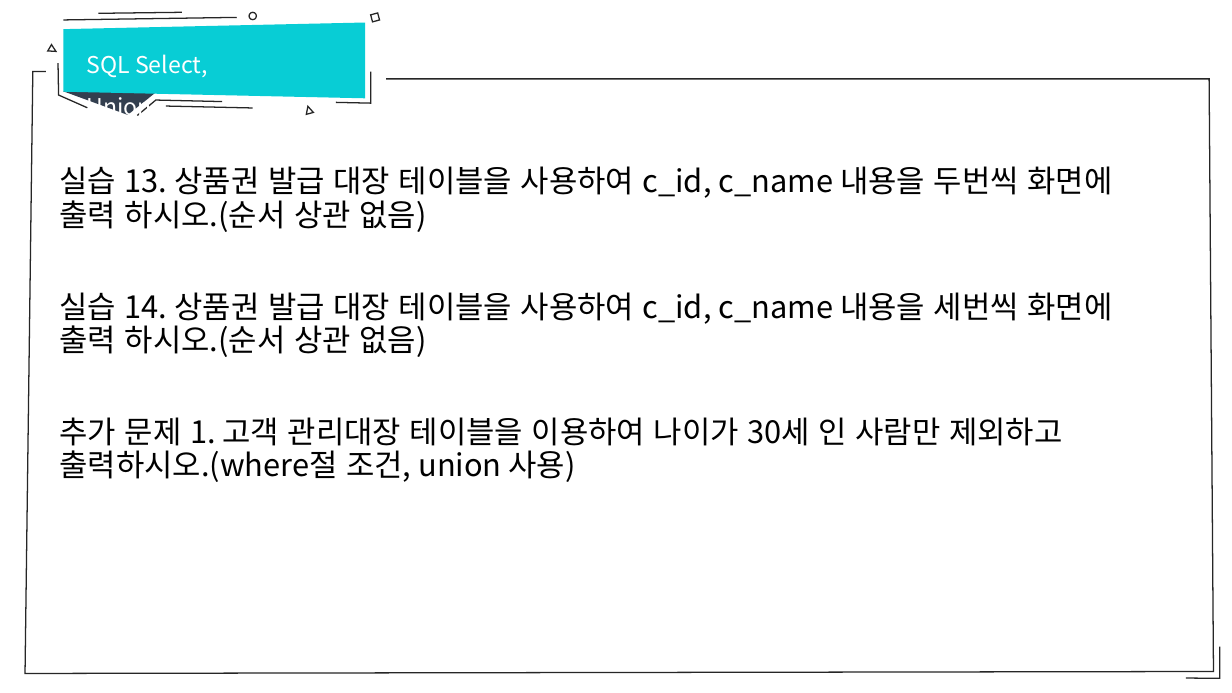
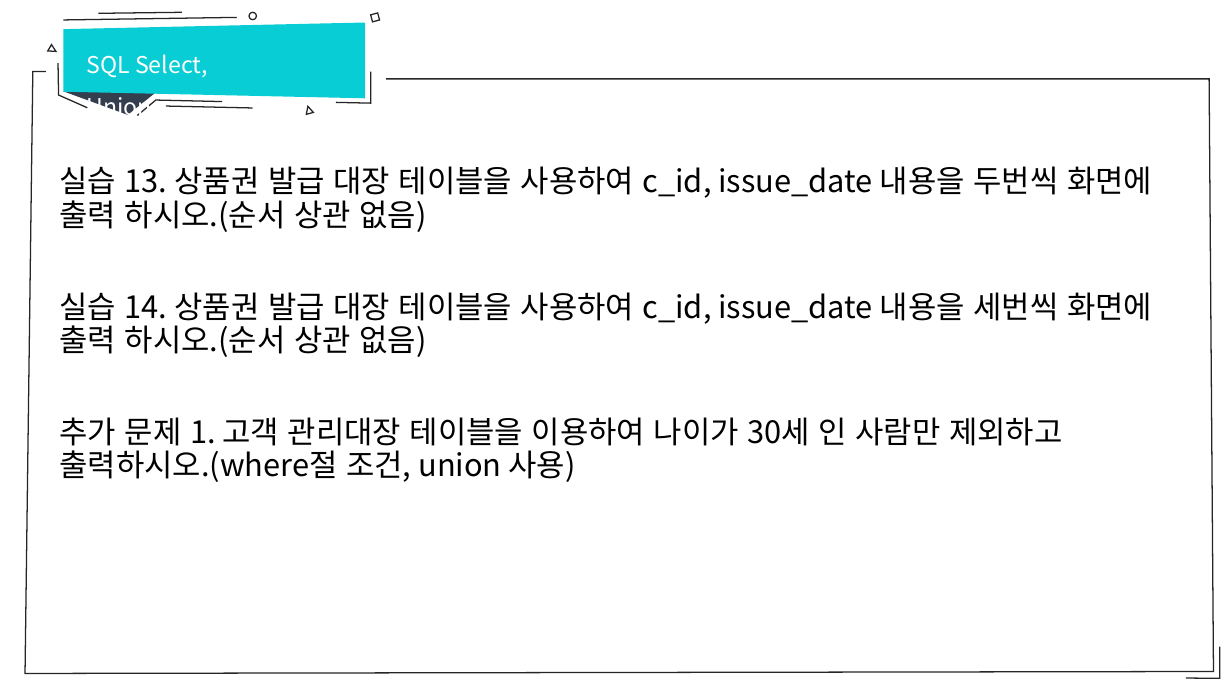
Before and after one commit to sumn-2020/lecture, a slide deck: slide 21 of database/6강 SQL Select Union.pptx. Drawn at 1232x693 pixels with LibreOffice and Linux fonts; fonts in the diff are those of the drawing. Boxes give left, top, right and bottom in pixels: in the first picture for what was removed or moved away, otherwise in the second. Text is boxed around its words. In the diff, an @@ line names an element or a change of style, - is before the commit and + after.

```diff
--- a/database/6강 SQL Select Union.pptx
+++ b/database/6강 SQL Select Union.pptx
@@ text at (59, 166, 1152, 357): text changed @@
-실습 13. 상품권 발급 대장 테이블을 사용하여 c_id, c_name 내용을 두번씩 화면에 출력 하시오.(순서 상관 없음)
-실습 14. 상품권 발급 대장 테이블을 사용하여 c_id, c_name 내용을 세번씩 화면에 출력 하시오.(순서 상관 없음)
+실습 13. 상품권 발급 대장 테이블을 사용하여 c_id, issue_date 내용을 두번씩 화면에 출력 하시오.(순서 상관 없음)
+실습 14. 상품권 발급 대장 테이블을 사용하여 c_id, issue_date 내용을 세번씩 화면에 출력 하시오.(순서 상관 없음)
```
Also in this commit, not shown: 5 other slides changed, 4 other files.
